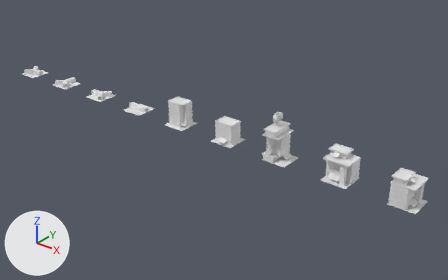
Renders of the Blender file infrastructure/airports_toyland/large_airport.blend from each side of a commit.
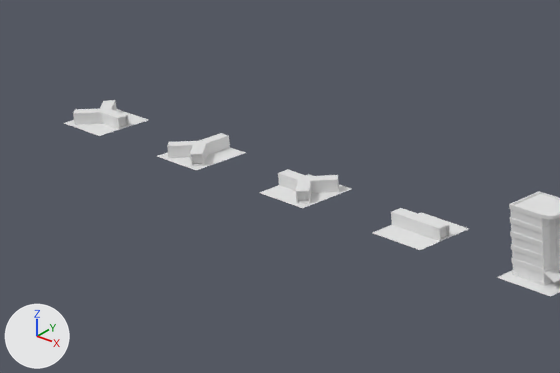
Each version is shown whole from a 50 mm lens placed at (12.4, -34.8, 21.5), pointed at (-16.4, 1.2, -0.9), then close up on the part from 0% to 41% of the width and 12% to 56% of the height. Lighting does not change. The marker at lower left points along +X, +Y and +Z.
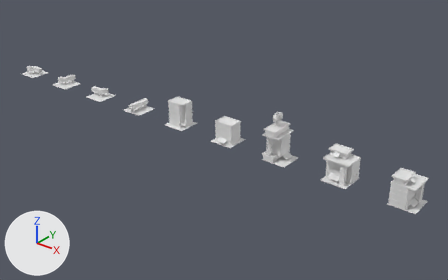
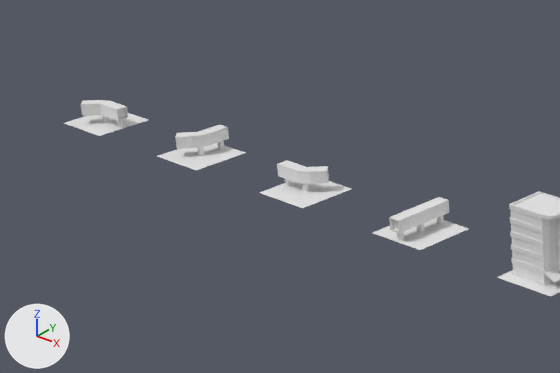
What changed in the scene script:
```text
Add me_cylinder:
    me_cylinder.from_pydata(...)  # 32 vertices, 16 faces; spans x -1.0..1.0, y -1.0..1.0, z 0.0..3.0
    me_cylinder.polygons.foreach_set('use_smooth', [True] * 16)
    me_cylinder.materials.append(mat_concrete_greymid)
Add me_cube_022:
    me_cube_022.from_pydata(...)  # 30 vertices, 29 faces; spans x -1.0..0.65, y -0.65..0.2, z 0.0..0.4
    # faces by material slot: [24, 3, 2]
    me_cube_022.materials.append(mat_ironore_roofmetalpannel)
    me_cube_022.materials.append(mat_concrete_greymid)
    me_cube_022.materials.append(mat_paintedmetal_white1)
Add me_cube_017:
    me_cube_017.from_pydata(...)  # 30 vertices, 29 faces; spans x -1.0..0.65, y -0.2..0.65, z 0.0..0.4
    # faces by material slot: [24, 3, 2]
    me_cube_017.materials.append(mat_ironore_roofmetalpannel)
    me_cube_017.materials.append(mat_concrete_greymid)
    me_cube_017.materials.append(mat_paintedmetal_white1)
Remove ob_cube_024:
    ob_cube_024 = bpy.data.objects.new('Cube.024', me_cube_013)
    ob_cube_024.location = (-40.0, 0.0, 0.0)
    ob_cube_024.rotation_euler = (0.0, 0.0, -3.142)  # degrees (0, 0, -180)
Remove ob_cube_023:
    ob_cube_023 = bpy.data.objects.new('Cube.023', me_cube_013)
    ob_cube_023.location = (-35.0, 0.0, 0.0)
    ob_cube_023.rotation_euler = (0.0, 0.0, -1.571)  # degrees (0, 0, -90)
Remove ob_cube_013:
    ob_cube_013 = bpy.data.objects.new('Cube.013', me_cube_013)
    ob_cube_013.location = (-30.0, 0.0, 0.0)
Change ob_cube:
    ob_cube.location: (-25.0, 0.0, 0.0) -> (-25.0, 0.0, 0.3)
    ob_cube.rotation_euler: (0.0, 0.0, 0.0) -> (0.0, 0.0, -1.571)  # degrees (0, 0, 0) -> degrees (0, 0, -90)
Add ob_cylinder_016:
    ob_cylinder_016 = bpy.data.objects.new('Cylinder.016', me_cylinder)
    ob_cylinder_016.location = (-40.0, 0.0, 0.0)
    ob_cylinder_016.scale = (0.1, 0.1, 0.1)
Add ob_cylinder_014:
    ob_cylinder_014 = bpy.data.objects.new('Cylinder.014', me_cylinder)
    ob_cylinder_014.location = (-35.0, 0.8, 0.0)
    ob_cylinder_014.scale = (0.1, 0.1, 0.1)
Add ob_cylinder_013:
    ob_cylinder_013 = bpy.data.objects.new('Cylinder.013', me_cylinder)
    ob_cylinder_013.location = (-35.0, 0.0, 0.0)
    ob_cylinder_013.scale = (0.1, 0.1, 0.1)
Add ob_cylinder_012:
    ob_cylinder_012 = bpy.data.objects.new('Cylinder.012', me_cylinder)
    ob_cylinder_012.location = (-30.8, 0.0, 0.0)
    ob_cylinder_012.scale = (0.1, 0.1, 0.1)
Add ob_cylinder_011:
    ob_cylinder_011 = bpy.data.objects.new('Cylinder.011', me_cylinder)
    ob_cylinder_011.location = (-30.0, 0.0, 0.0)
    ob_cylinder_011.scale = (0.1, 0.1, 0.1)
Add ob_cylinder_009:
    ob_cylinder_009 = bpy.data.objects.new('Cylinder.009', me_cylinder)
    ob_cylinder_009.location = (-25.0, 0.8, 0.0)
    ob_cylinder_009.scale = (0.1, 0.1, 0.1)
Add ob_cylinder_005:
    ob_cylinder_005 = bpy.data.objects.new('Cylinder.005', me_cylinder)
    ob_cylinder_005.location = (-25.0, 0.0, 0.0)
    ob_cylinder_005.scale = (0.1, 0.1, 0.1)
Add ob_cylinder_002:
    ob_cylinder_002 = bpy.data.objects.new('Cylinder.002', me_cylinder)
    ob_cylinder_002.location = (-25.0, -0.8, 0.0)
    ob_cylinder_002.scale = (0.1, 0.1, 0.1)
Add ob_cube_054:
    ob_cube_054 = bpy.data.objects.new('Cube.054', me_cube_022)
    ob_cube_054.location = (-35.0, 0.0, 0.3)
    ob_cube_054.rotation_euler = (0.0, 0.0, -1.571)  # degrees (0, 0, -90)
Add ob_cube_051:
    ob_cube_051 = bpy.data.objects.new('Cube.051', me_cube_017)
    ob_cube_051.location = (-40.0, 0.0, 0.3)
    ob_cube_051.rotation_euler = (0.0, 0.0, -3.142)  # degrees (0, 0, -180)
Add ob_cube_041:
    ob_cube_041 = bpy.data.objects.new('Cube.041', me_cube_017)
    ob_cube_041.location = (-30.0, 0.0, 0.3)
```

Boxes [x1, y1, x2, y2] around the edits, measured in the close-ups (560 x 373 px):
'Cube', moved, turned: before [391, 208, 450, 241]; after [389, 197, 449, 233]
'Cube.013', deleted: before [278, 169, 339, 203]
'Cube.023', deleted: before [167, 133, 230, 166]
'Cube.024', deleted: before [73, 100, 129, 129]
'Cube.041', added: after [277, 160, 329, 184]
'Cube.054', added: after [175, 124, 229, 149]
'Cube.051', added: after [80, 100, 128, 121]
'Cylinder.011', added: after [302, 183, 309, 192]
'Cylinder.002', added: after [397, 232, 404, 241]
'Cylinder.013', added: after [197, 147, 204, 156]
'Cylinder.005', added: after [417, 224, 424, 232]
'Cylinder.009', added: after [437, 216, 444, 224]
'Cylinder.012', added: after [284, 178, 292, 186]
'Cylinder.016', added: after [102, 115, 109, 123]
